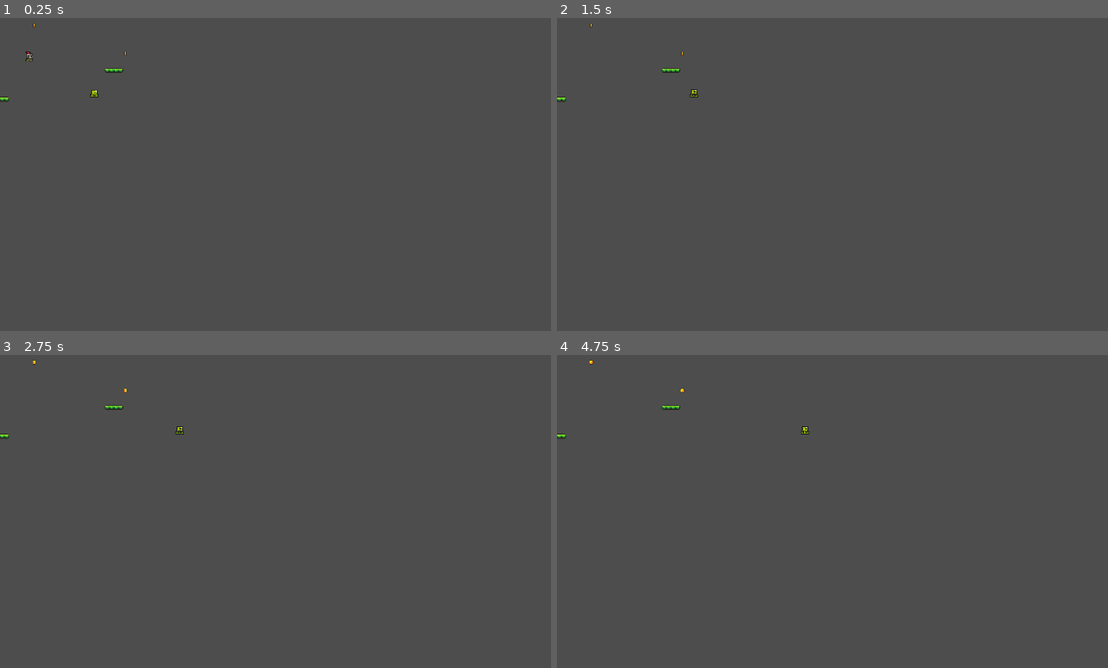
Above: before the commit, frames 1-4 (two rows, left to right).
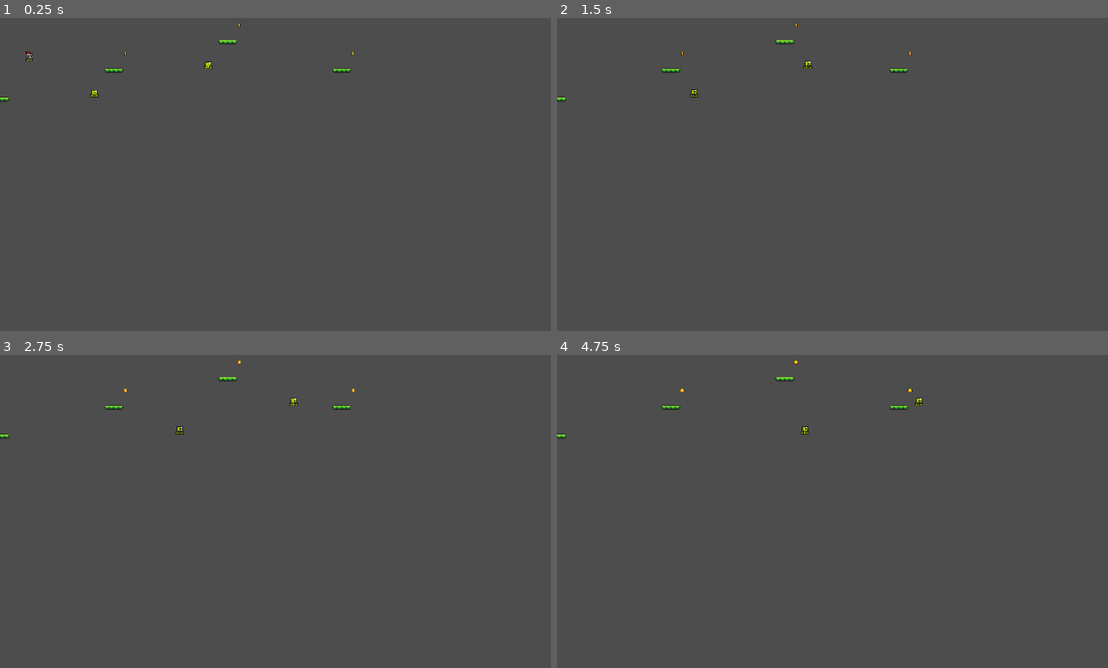
Above: after the commit, the same moments.

Repository: ROCMondriaanTIN/The-Knight-of-Emperor
Game: Godot game, scene res://scenes/bonus_level.tscn
Two runs of this game, one before a commit and one after it. Both use one fixed random seed, a clock stepped at 60 frames per second and the inputs below. This scene is started directly instead of the project's main scene.
Inputs:
- Up to frame 1 (0.25 s): no input
- Up to frame 2 (1.5 s): tap Enter at 0.5 s; hold Right (move_right) from 0.53 s (still down); tap Space (jump) at 0.77, 1.25 s
- Up to frame 3 (2.75 s): tap Space (jump) at 1.52 s; tap Enter at 2 s; release Right (move_right) at 2.03 s; hold Left (move_left) from 2.03 s (still down)
- Up to frame 4 (4.75 s): release Left (move_left) at 2.78 s; hold Right (move_right) 2.78-4.28 s; tap Space (jump) at 3.02, 3.77, 4.25, 4.52 s; hold Left (move_left) from 4.28 s (still down)

The runs differ from the first frame. In frame 1, 0.1% of the frame differs, in the area x 5-65%, y 1-18%; in frame 2, 0.1%; in frame 3, 0.1%; in frame 4, 0.2%, in the area x 5-67%, y 1-18%.

Commit message:
trigger bonus level
added a externa; resource correctly to trigger the bonus level

Diff:
--- a/scenes/bonus_level.tscn
+++ b/scenes/bonus_level.tscn
@@ -1,26 +1,71 @@
-[gd_scene load_steps=5 format=3 uid="uid://blgrd58a5r7m4"]
+[gd_scene load_steps=6 format=3]
 
-[ext_resource type="PackedScene" uid="uid://c278hf6v55bgm" path="res://scenes/player.tscn" id="1"]
-[ext_resource type="PackedScene" uid="uid://gy284n82wgea" path="res://scenes/platform.tscn" id="2"]
-[ext_resource type="PackedScene" uid="uid://bbu7w5b0hiteg" path="res://scenes/coin.tscn" id="3"]
-[ext_resource type="PackedScene" uid="uid://dcmjckpki67y5" path="res://scenes/enemy_slime.tscn" id="4"]
+[ext_resource type="PackedScene" path="res://scenes/player.tscn" id=1]
+[ext_resource type="PackedScene" path="res://scenes/platform.tscn" id=2]
+[ext_resource type="PackedScene" path="res://scenes/coin.tscn" id=3]
+[ext_resource type="PackedScene" path="res://scenes/enemy_slime.tscn" id=4]
+[ext_resource type="PackedScene" path="res://scenes/killzone.tscn" id=5]
 
 [node name="BonusLevel" type="Node2D"]
 
-[node name="player" parent="." instance=ExtResource("1")]
+[node name="player" parent="." instance=ExtResource( 1 )]
 position = Vector2(50, 100)
 
-[node name="platform" parent="." instance=ExtResource("2")]
+[node name="platform" parent="." instance=ExtResource( 2 )]
 position = Vector2(0, 200)
 
-[node name="platform2" parent="." instance=ExtResource("2")]
+[node name="platform2" parent="." instance=ExtResource( 2 )]
 position = Vector2(200, 150)
 
-[node name="coin" parent="." instance=ExtResource("3")]
+[node name="platform3" parent="." instance=ExtResource( 2 )]
+position = Vector2(400, 100)
+
+[node name="platform4" parent="." instance=ExtResource( 2 )]
+position = Vector2(600, 150)
+
+[node name="coin" parent="." instance=ExtResource( 3 )]
 position = Vector2(220, 120)
 
-[node name="coin2" parent="." instance=ExtResource("3")]
-position = Vector2(60, 70)
+[node name="coin2" parent="." instance=ExtResource( 3 )]
+position = Vector2(420, 70)
 
-[node name="enemy_slime" parent="." instance=ExtResource("4")]
+[node name="coin3" parent="." instance=ExtResource( 3 )]
+position = Vector2(620, 120)
+
+[node name="enemy_slime" parent="." instance=ExtResource( 4 )]
 position = Vector2(150, 180)
+
+[node name="enemy_slime2" parent="." instance=ExtResource( 4 )]
+position = Vector2(350, 130)
+
+[node name="killzone" parent="." instance=ExtResource( 5 )]
+position = Vector2(47, 147)
+
+[node name="Text labels" type="Node" parent="."]
+
+[node name="Label" type="Label" parent="Text labels"]
+offset_left = 50.0
+offset_top = -23.0
+offset_right = 136.0
+offset_bottom = -6.0
+theme_override_colors/font_color = Color(0.0443066, 0.0270816, 0.616732, 0.894118)
+theme_override_font_sizes/font_size = 8
+text = "Bonus Level!"
+
+[node name="Label2" type="Label" parent="Text labels"]
+offset_left = 356.0
+offset_top = -26.0
+offset_right = 442.0
+offset_bottom = -9.0
+theme_override_colors/font_color = Color(0.0443066, 0.0270816, 0.616732, 0.894118)
+theme_override_font_sizes/font_size = 8
+text = "Collect all coins!"
+
+[node name="Label3" type="Label" parent="Text labels"]
+offset_left = 630.0
+offset_top = -183.0
+offset_right = 705.0
+offset_bottom = -170.0
+theme_override_colors/font_color = Color(0.0443066, 0.0270816, 0.616732, 0.894118)
+theme_override_font_sizes/font_size = 8
+text = "You made it!\n"
--- a/scripts/game_manager.gd
+++ b/scripts/game_manager.gd
@@ -8,5 +8,7 @@
 func add_point():
 	score += 1
 	score_label.text = "You Collected " + str(score) + " coins."
+	print("Score: ", score)  # Debug print
 	if score == 16:
+		print("Attempting to change to bonus level...")  # Debug print
 		get_tree().change_scene_to_file("res://scenes/bonus_level.tscn")
